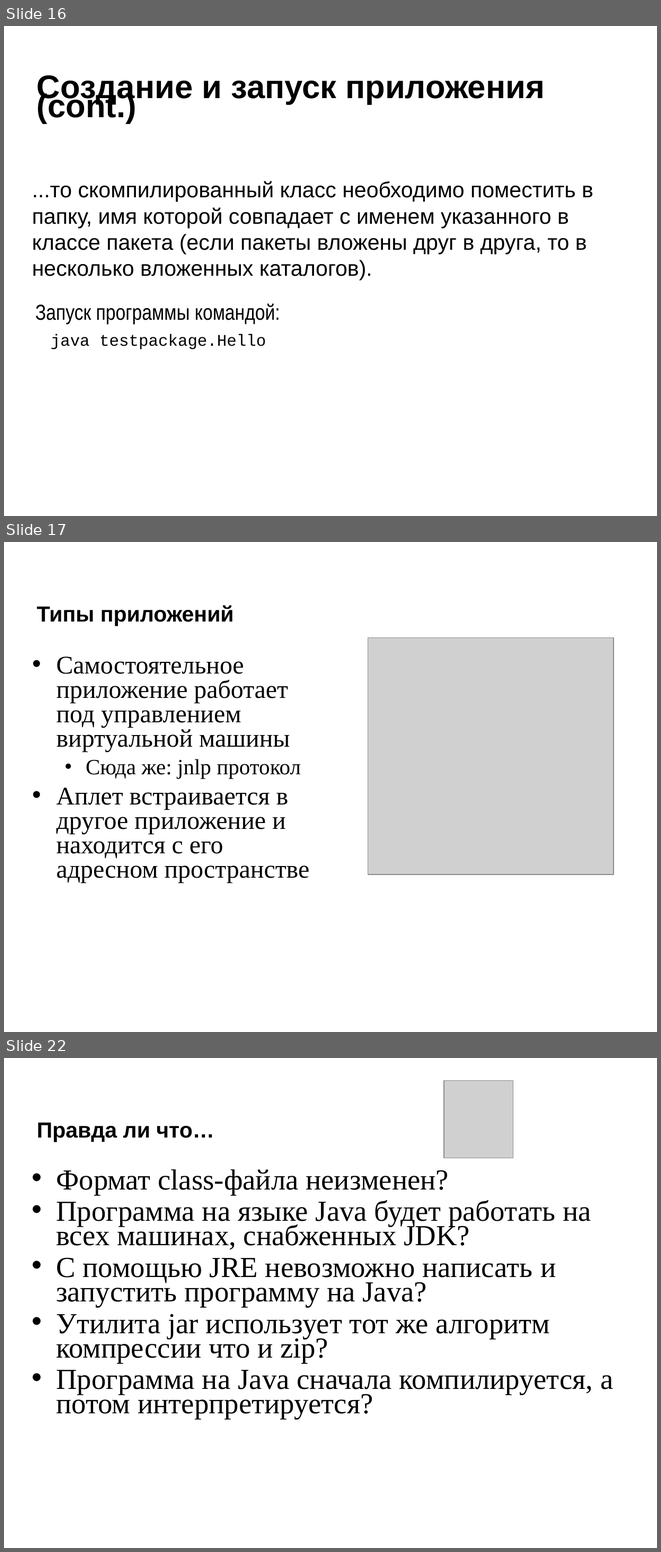
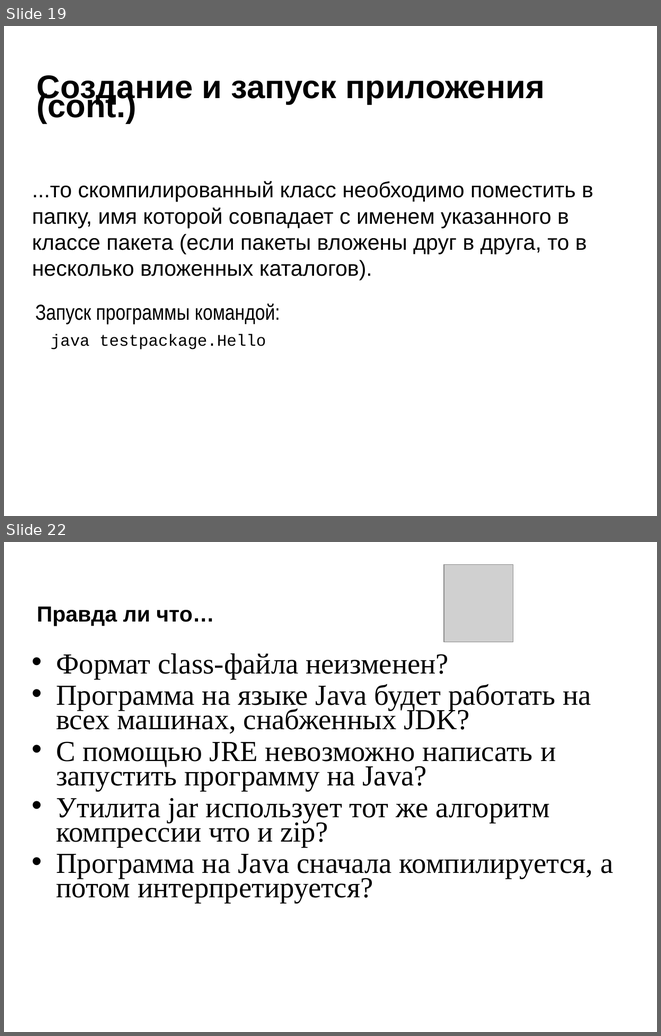
Before and after one commit to maxchv/JavaLessons, a slide deck: Lesson01/Or_JavaSE_intro.ppt [Режим совместимости] [восстановлен].ppt. Shown one above the other, each under a label of ours: slides 16, 17 and 22 before the commit, slides 19 and 22 after it; the slides between them are not shown. The pictures are 661x1552 and 661x1036 pixels, drawn with LibreOffice and Linux fonts; fonts in the diff are those of the drawing; grey boxes stand for pictures; background and template pictures are left out. Boxes give left, top, right and bottom in pixels: in the first picture for what was removed or moved away, otherwise in the second. Text is boxed around its words. In the diff, an @@ line names an element or a change of style, - is before the commit and + after.

```diff
--- a/Lesson01/Or_JavaSE_intro.ppt [Режим совместимости] [восстановлен].ppt
+++ b/Lesson01/Or_JavaSE_intro.ppt [Режим совместимости] [восстановлен].ppt
@@ slide 17 removed at (4, 542, 657, 1032), background #FFFFFF @@
@@ title removed at (37, 605, 234, 626) @@
-Типы приложений
@@ picture removed at (368, 638, 613, 874) @@
@@ text removed at (56, 656, 310, 883) @@
-• Самостоятельное приложение работает под управлением виртуальной машины
-  • Сюда же: jnlp протокол
-• Аплет встраивается в другое приложение и находится с его адресном пространстве
@@ what was slide 16 is now slide 19 @@
```
Also in this commit, not shown: 5 slides changed, 5 slides added, 6 other slides removed, 4 other files.
